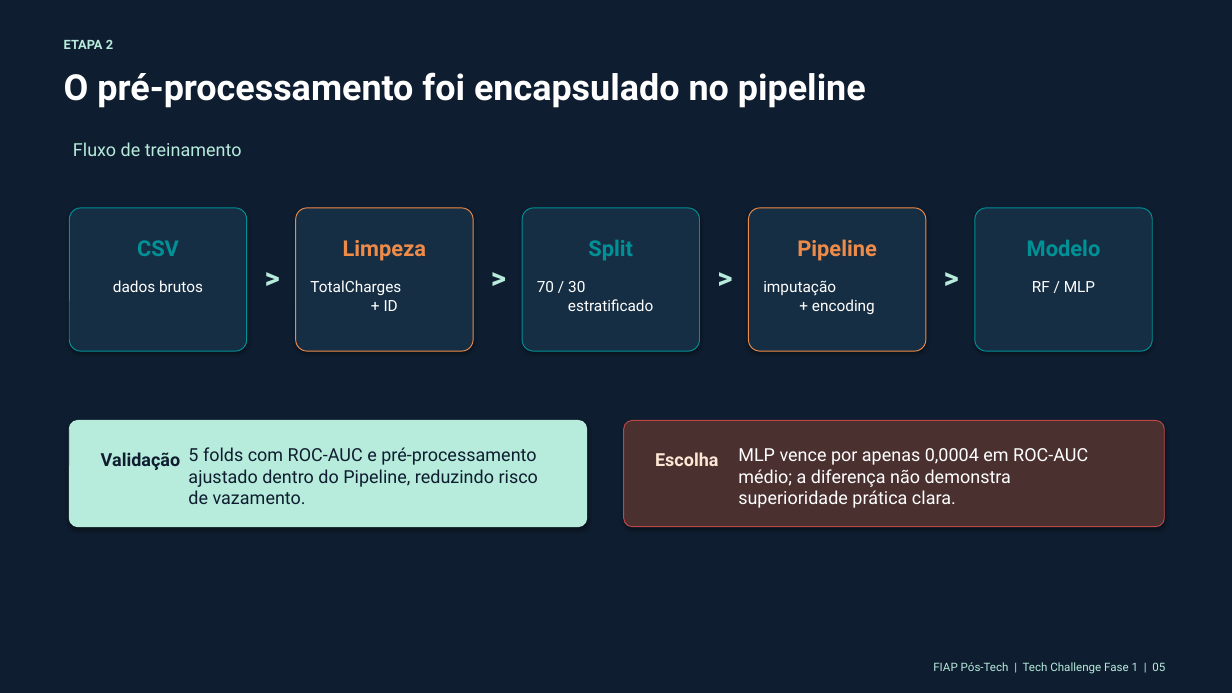
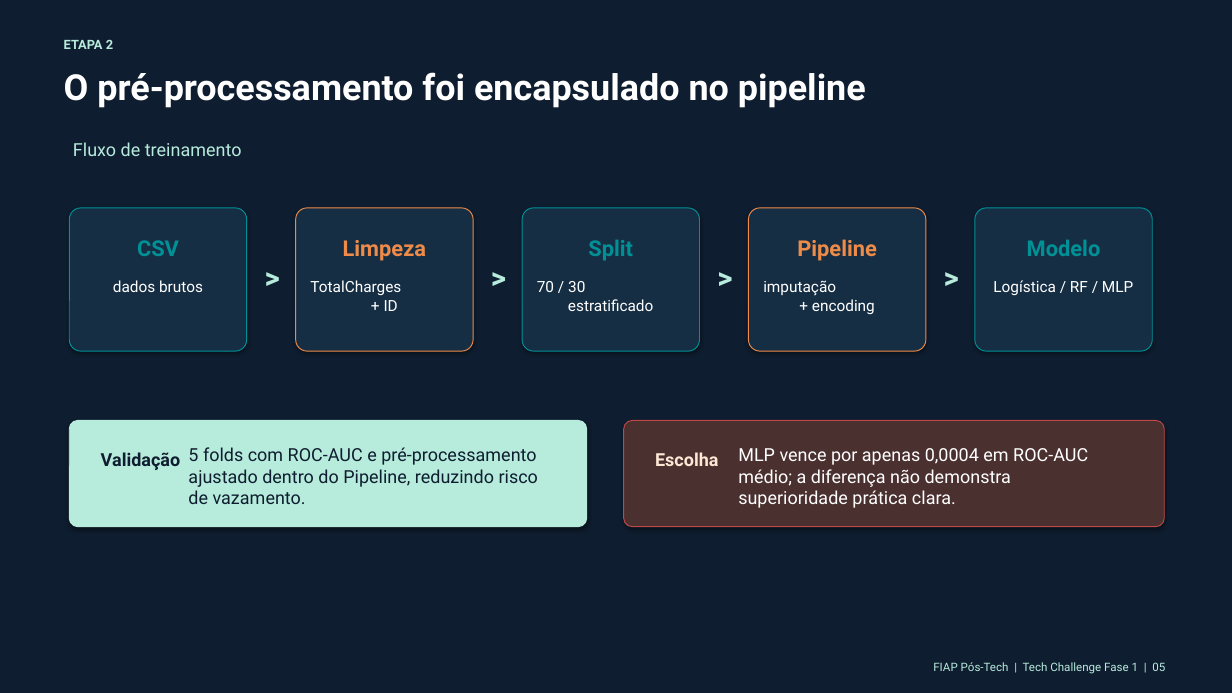
Before and after one commit to SamuelCambui/trabalho-final-fase-1, a slide deck: slide 5 of docs/apresentacao_projeto_churn.pptx. Drawn at 1232x693 pixels with LibreOffice and Linux fonts; fonts in the diff are those of the drawing. Boxes give left, top, right and bottom in pixels: in the first picture for what was removed or moved away, otherwise in the second. Text is boxed around its words. In the diff, an @@ line names an element or a change of style, - is before the commit and + after.

```diff
--- a/docs/apresentacao_projeto_churn.pptx
+++ b/docs/apresentacao_projeto_churn.pptx
@@ text at box(993, 280, 1133, 295): text changed @@
-RF / MLP
+Logística / RF / MLP
```
Also in this commit, not shown: 9 other slides changed, 1 other file.
